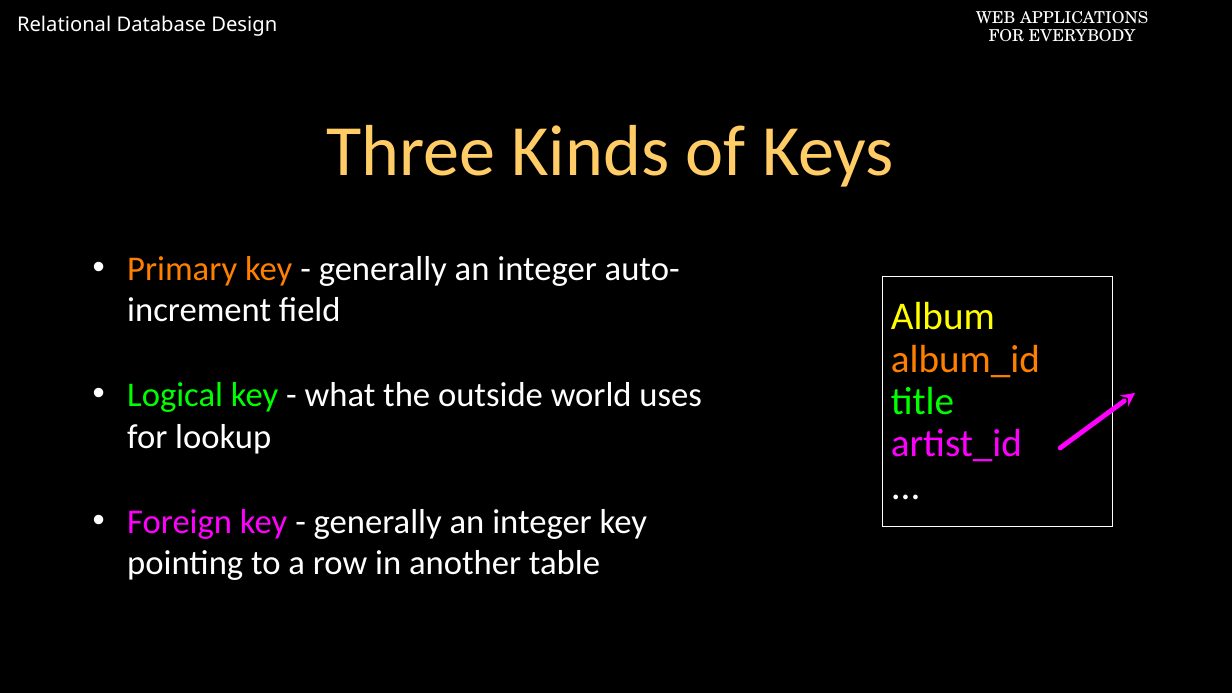
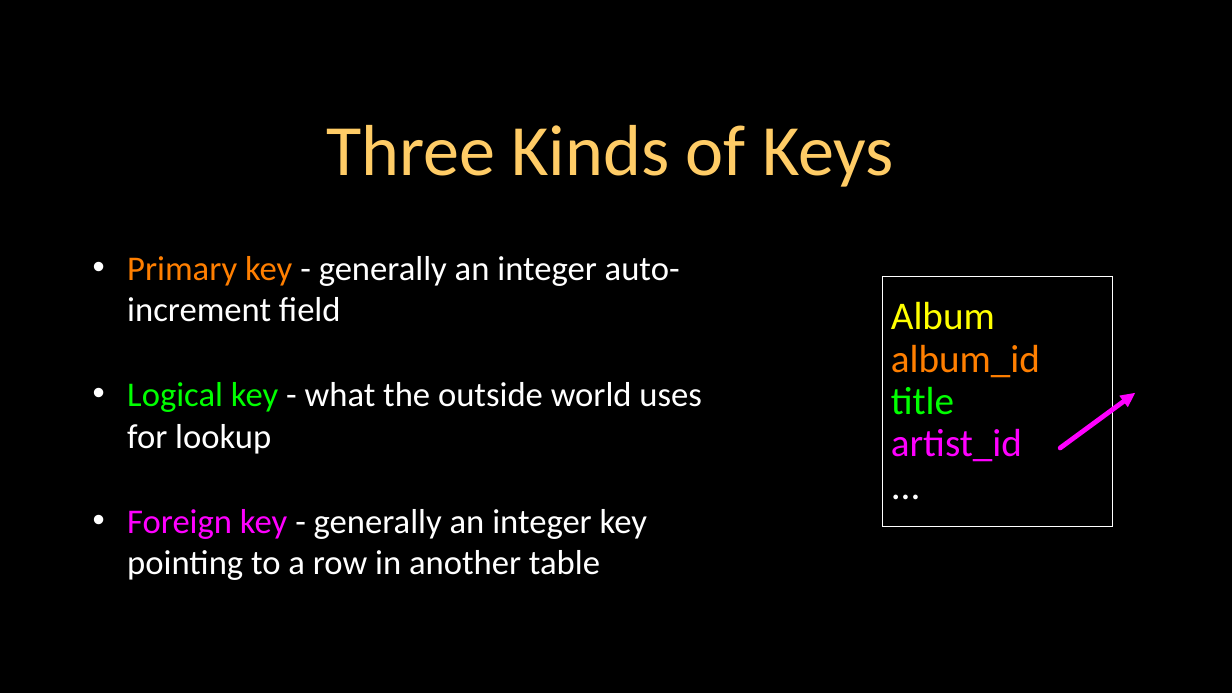
Before and after one commit to csev/pg4e, a slide deck: slide 12 of lectures/02-Database-Design-Many-to-Many.ppt. Drawn at 1232x693 pixels with LibreOffice and Linux fonts; fonts in the diff are those of the drawing; background and template pictures are left out. Boxes give left, top, right and bottom in pixels: in the first picture for what was removed or moved away, otherwise in the second. Text is boxed around its words. In the diff, an @@ line names an element or a change of style, - is before the commit and + after.

```diff
--- a/lectures/02-Database-Design-Many-to-Many.ppt
+++ b/lectures/02-Database-Design-Many-to-Many.ppt
@@ text removed at (17,15,277,36) @@
-Relational Database Design
@@ text removed at (976,11,1148,42) @@
-WEB APPLICATIONS
-FOR EVERYBODY
@@ arrow (1135, 393) - (1060, 448): arrowheads changed @@
```
Also in this commit, not shown: 59 other slides changed.
